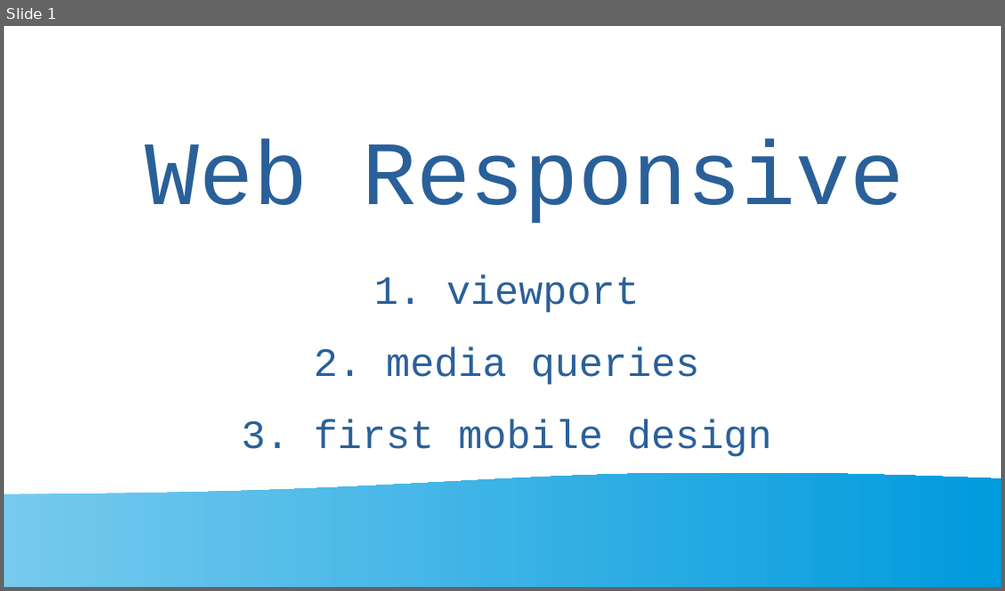
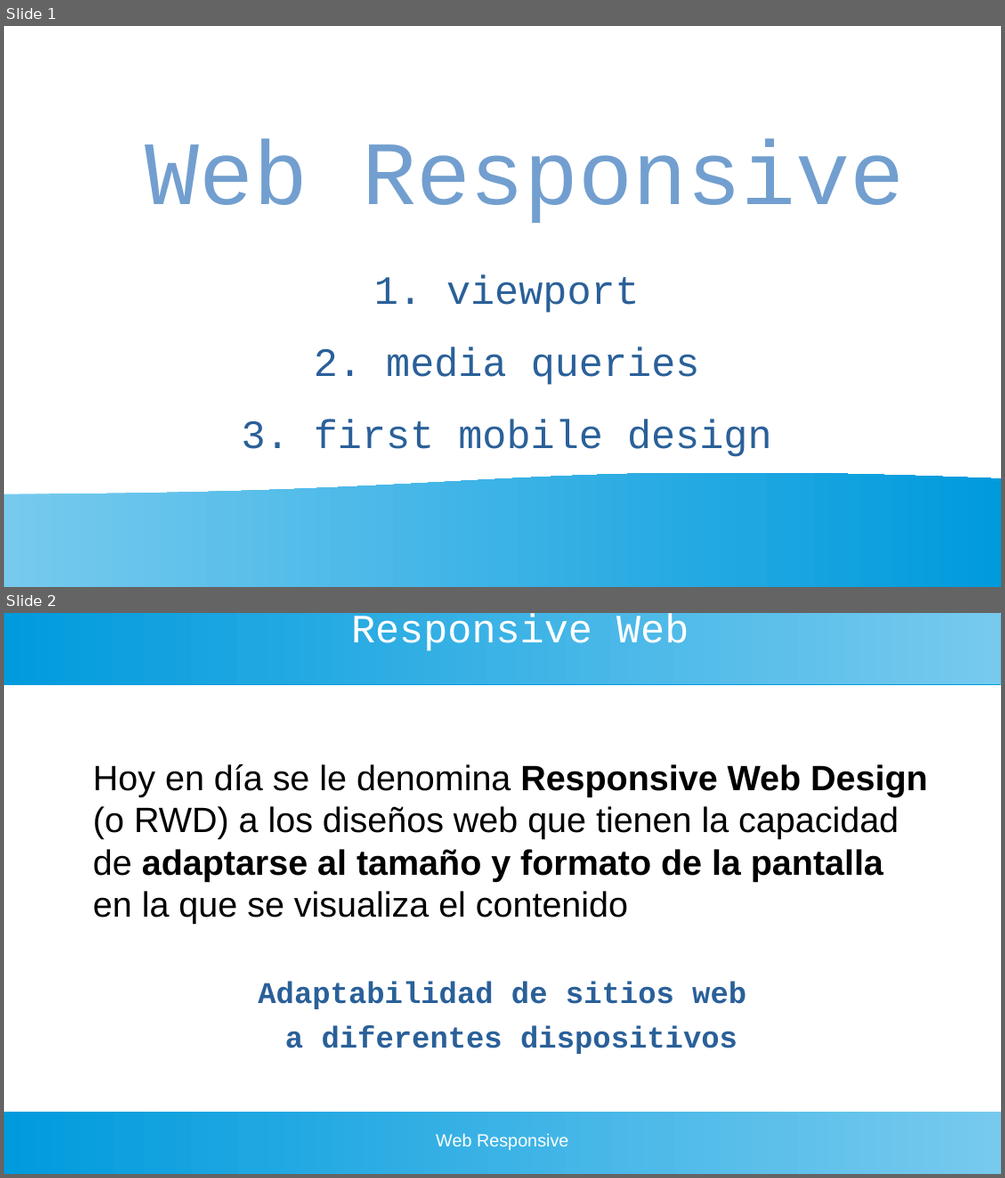
Before and after one commit to gaizkamg/HTML-CSS-Entregable, a slide deck: Presentacion/presentacion-responsive.odp. Shown one above the other, each under a label of ours: slide 1 before the commit, slides 1 and 2 after it. The pictures are 1005x591 and 1005x1178 pixels, drawn with LibreOffice and Linux fonts; fonts in the diff are those of the drawing; background and template pictures are left out. Boxes give left, top, right and bottom in pixels: in the first picture for what was removed or moved away, otherwise in the second. Text is boxed around its words. In the diff, an @@ line names an element or a change of style, - is before the commit and + after.

Commit message:
presentacion responsive y arreglo responsive.css

```diff
--- a/Presentacion/presentacion-responsive.odp
+++ b/Presentacion/presentacion-responsive.odp
@@ slide 2 added at [4, 613, 1001, 1174], background #FFFFFF @@
@@ rectangle added at [4, 613, 1001, 684], fill gradient #77CAEE to #75C9EE to #73C9ED to #71C8ED to #6FC7ED to #6EC6ED @@
@@ title added at [351, 614, 688, 727], 32 pt, text #FFFFFF @@
+Responsive Web Design
@@ text added at [93, 764, 928, 924], 28 pt, text #000000 @@
+Hoy en día se le denomina Responsive Web Design (o RWD) a los diseños web que tienen la capacidad de adaptarse al tamaño y formato de la pantalla en la que se visualiza el contenido
@@ text added at [258, 981, 746, 1054], 24 pt, text #2A6099, bold @@
+Adaptabilidad de sitios web
+a diferentes dispositivos
@@ rectangle added at [4, 1111, 1001, 1174], fill gradient #77CAEE to #75C9EE to #73C9ED to #71C8ED to #6FC7ED to #6EC6ED @@
@@ text added at [436, 1133, 568, 1150], 14 pt, text #FFFFFF @@
+Web Responsive
@@ slide 1 changed as well @@
@@ title "Web Responsive" at [145, 139, 905, 223]: text colour #2A6099 to #729FCF @@
```
Also in this commit, not shown: 2 other slides changed, 18 other slides added, 1 slide removed.
